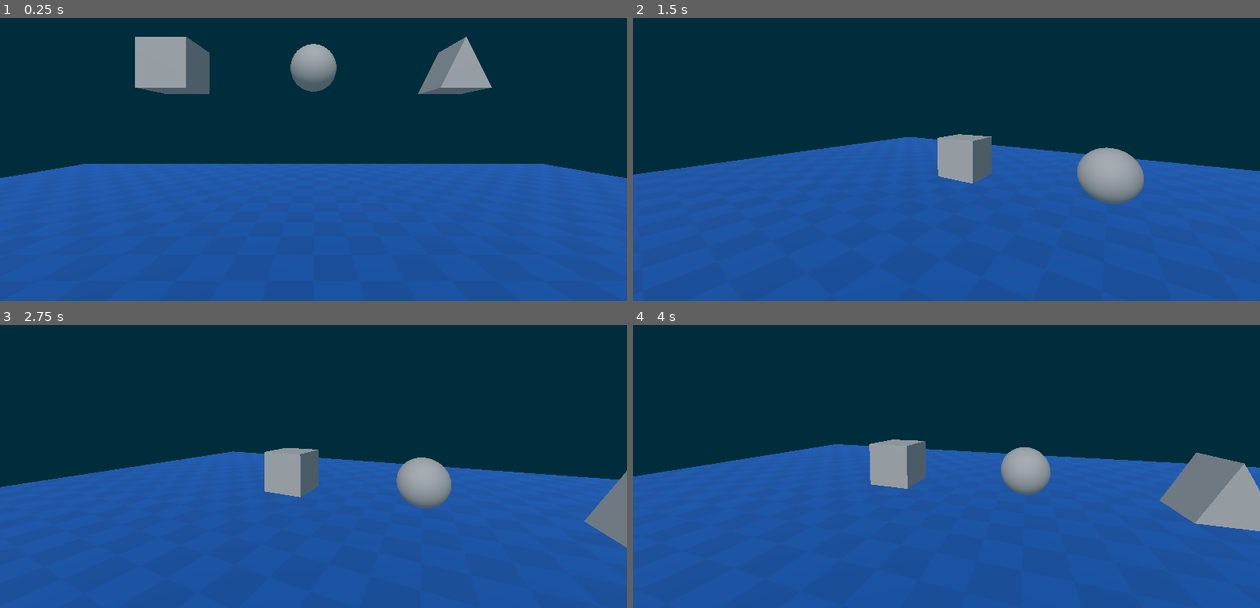
Above: before the commit, frames 1-4 (two rows, left to right).
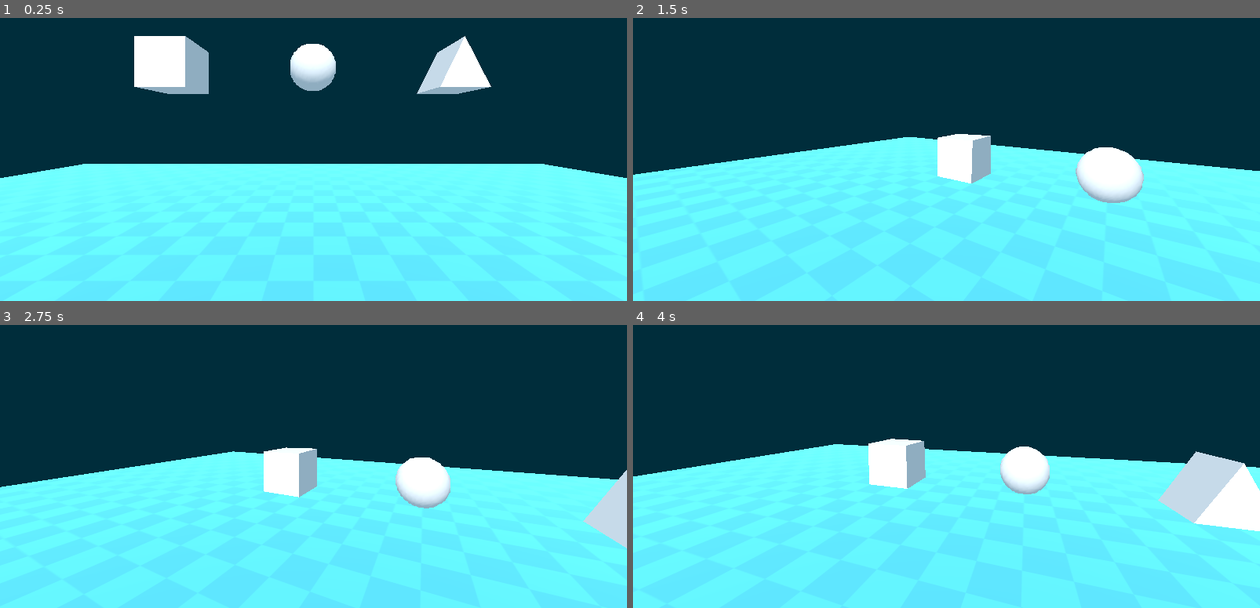
Above: after the commit, the same moments.

Repository: Vinicius-Lozano/let-us-in-game-godot
Game: Godot game, scene res://scenes/game.tscn
Same seed, same stepped clock (60 frames per second), same inputs: the game is played once before the commit and once after it.
Inputs (mouse positions are in pixels of both pictures, inside the frame that each line leads up to):
- Up to frame 1 (0.25 s): no input
- Up to frame 2 (1.5 s): tap Enter (ui_accept) at 0.5, 0.77 s; move the mouse to (1084, 108) at 0.52 s; hold Right (ui_right) 0.53-1.28 s; tap G (freefly) at 0.6 s; click (1084, 108) at 0.67 s; move the mouse to (915, 125) at 1.27 s; hold Up (ui_up) from 1.28 s (still down); tap E (interact) at 1.35 s
- Up to frame 3 (2.75 s): keep holding Up (ui_up); tap Enter (ui_accept) at 1.52, 2 s; move the mouse to (326, 426) at 2.02 s; tap Shift (sprint) at 2.1 s
- Up to frame 4 (4 s): keep holding Up (ui_up); tap Enter (ui_accept) at 2.75, 3.02, 3.5, 3.77 s; move the mouse to (940, 438) at 2.77 s; tap G (freefly) at 2.85 s; click (940, 438) at 2.92 s; move the mouse to (990, 435) at 3.52 s; tap E (interact) at 3.6 s

The runs differ from the first frame. In frame 1, 53% of the frame differs, in the area x 0-100%, y 6-100%; in frame 2, 52%; in frame 3, 50%; in frame 4, 54%, in the area x 0-100%, y 40-100%.

Commit message:
Inventory ui and item cursor control

Diff:
--- /dev/null
+++ b/gfx/ps1_model.gdshader
@@ -0,0 +1,50 @@
+shader_type spatial;
+render_mode blend_mix,
+	cull_disabled,
+	depth_prepass_alpha,
+	shadows_disabled,
+	specular_disabled,
+	vertex_lighting;
+
+uniform bool affine_mapping = false;
+uniform sampler2D albedo : source_color, filter_nearest;
+uniform float alpha_scissor : hint_range(0, 1) = 0.5;
+uniform float jitter: hint_range(0, 1) = 0.25;
+uniform ivec2 resolution = ivec2(320, 240);
+
+vec4 snap_to_position(vec4 base_position)
+{
+	vec4 snapped_position = base_position;
+	snapped_position.xyz = base_position.xyz / base_position.w;
+
+	vec2 snap_resulotion = floor(vec2(resolution) * (1.0 - jitter));
+	snapped_position.x = floor(snap_resulotion.x * snapped_position.x) / snap_resulotion.x;
+	snapped_position.y = floor(snap_resulotion.y * snapped_position.y) / snap_resulotion.y;
+
+	snapped_position.xyz *= base_position.w;
+	return snapped_position;
+}
+
+void vertex()
+{
+	vec4 snapped_position = snap_to_position(PROJECTION_MATRIX * MODELVIEW_MATRIX * vec4(VERTEX, 1.0));
+	if (affine_mapping)
+	{
+		POSITION = snapped_position;
+		POSITION /= abs(POSITION.w);
+	}
+	else
+	{
+		POSITION = snapped_position;
+	}
+}
+
+void fragment()
+{
+	vec4 color_base = COLOR;
+	vec4 texture_color = texture(albedo, UV);
+
+	ALBEDO = (color_base * texture_color).rgb;
+	ALPHA = texture_color.a * color_base.a;
+	ALPHA_SCISSOR_THRESHOLD = alpha_scissor;
+}
--- a/scenes/backpack_ui.tscn
+++ b/scenes/backpack_ui.tscn
@@ -1,34 +1,44 @@
 [gd_scene format=3 uid="uid://d4iwqt4vgpg0p"]
 
-[ext_resource type="Script" uid="uid://dtkpu01685l8x" path="res://backpack_ui.gd" id="1_ba4lr"]
+[ext_resource type="Script" uid="uid://dtkpu01685l8x" path="res://scripts/backpack_ui.gd" id="1_ba4lr"]
+[ext_resource type="Script" uid="uid://cvidx0es3nlp3" path="res://scripts/slot_grid.gd" id="2_uewct"]
+[ext_resource type="Script" uid="uid://bycl2kgxl7cwx" path="res://scripts/cursor.gd" id="2_wb3rt"]
 
 [node name="BackpackUI" type="CanvasLayer" unique_id=139984260]
 script = ExtResource("1_ba4lr")
 
-[node name="MainPanel" type="Control" parent="." unique_id=1680549630]
-layout_mode = 3
-anchors_preset = 0
+[node name="Panel" type="Panel" parent="." unique_id=601411215]
+anchors_preset = 8
+anchor_left = 0.5
+anchor_top = 0.5
+anchor_right = 0.5
+anchor_bottom = 0.5
+offset_left = -20.0
+offset_top = -20.0
+offset_right = 20.0
+offset_bottom = 20.0
+grow_horizontal = 2
+grow_vertical = 2
+
+[node name="SlotGrid" type="GridContainer" parent="Panel" unique_id=997342259]
+layout_mode = 1
+anchors_preset = 8
+anchor_left = 0.5
+anchor_top = 0.5
+anchor_right = 0.5
+anchor_bottom = 0.5
+offset_left = -20.0
+offset_top = -20.0
+offset_right = 20.0
+offset_bottom = 20.0
+grow_horizontal = 2
+grow_vertical = 2
+columns = 5
+script = ExtResource("2_uewct")
+
+[node name="Cursor" type="ColorRect" parent="Panel" unique_id=1087431775]
+layout_mode = 1
 offset_right = 40.0
 offset_bottom = 40.0
-
-[node name="Grid" type="TextureRect" parent="MainPanel" unique_id=1352395604]
-layout_mode = 0
-offset_right = 40.0
-offset_bottom = 40.0
-
-[node name="itemsContainer" type="Control" parent="MainPanel" unique_id=213584504]
-anchors_preset = 0
-offset_right = 40.0
-offset_bottom = 40.0
-
-[node name="cursor" type="ColorRect" parent="MainPanel" unique_id=81299137]
-layout_mode = 0
-offset_right = 40.0
-offset_bottom = 40.0
-
-[node name="test" type="ColorRect" parent="MainPanel" unique_id=1238671891]
-layout_mode = 0
-offset_left = 487.0
-offset_top = 298.0
-offset_right = 527.0
-offset_bottom = 338.0
+color = Color(1, 1, 1, 0.3137255)
+script = ExtResource("2_wb3rt")
--- a/scenes/game.tscn
+++ b/scenes/game.tscn
@@ -6,10 +6,11 @@
 [ext_resource type="PackedScene" uid="uid://d4iwqt4vgpg0p" path="res://scenes/backpack_ui.tscn" id="3_u5sy4"]
 [ext_resource type="Resource" uid="uid://cew376b3k51lr" path="res://items/bola.tres" id="4_p57ef"]
 [ext_resource type="Resource" uid="uid://uify4b48uvhc" path="res://items/prisma.tres" id="5_u5sy4"]
+[ext_resource type="Shader" uid="uid://bn8ilbrj23vh8" path="res://gfx/ps1_model.gdshader" id="6_0tnpc"]
 [ext_resource type="Resource" uid="uid://qo2fdnjftn0w" path="res://items/quadrado.tres" id="6_gee14"]
 
-[sub_resource type="StandardMaterial3D" id="StandardMaterial3D_lbhrr"]
-albedo_color = Color(0.013834221, 0.29343286, 0.57870704, 1)
+[sub_resource type="StandardMaterial3D" id="StandardMaterial3D_vtaks"]
+albedo_color = Color(0.39057732, 0.92649233, 0.99999994, 1)
 albedo_texture = ExtResource("1_yqjtg")
 uv1_triplanar = true
 
@@ -22,11 +23,38 @@
 volumetric_fog_density = 0.02
 volumetric_fog_length = 20.0
 
+[sub_resource type="ShaderMaterial" id="ShaderMaterial_kvpfn"]
+render_priority = 0
+shader = ExtResource("6_0tnpc")
+shader_parameter/affine_mapping = false
+shader_parameter/alpha_scissor = 0.5
+shader_parameter/jitter = 0.25
+shader_parameter/resolution = Vector2i(320, 240)
+
 [sub_resource type="SphereMesh" id="SphereMesh_lnu2h"]
+material = SubResource("ShaderMaterial_kvpfn")
+
+[sub_resource type="ShaderMaterial" id="ShaderMaterial_0tnpc"]
+render_priority = 0
+shader = ExtResource("6_0tnpc")
+shader_parameter/affine_mapping = false
+shader_parameter/alpha_scissor = 0.5
+shader_parameter/jitter = 0.25
+shader_parameter/resolution = Vector2i(320, 240)
 
 [sub_resource type="PrismMesh" id="PrismMesh_lnu2h"]
+material = SubResource("ShaderMaterial_0tnpc")
+
+[sub_resource type="ShaderMaterial" id="ShaderMaterial_gee14"]
+render_priority = 0
+shader = ExtResource("6_0tnpc")
+shader_parameter/affine_mapping = false
+shader_parameter/alpha_scissor = 0.5
+shader_parameter/jitter = 0.25
+shader_parameter/resolution = Vector2i(320, 240)
 
 [sub_resource type="BoxMesh" id="BoxMesh_lbhrr"]
+material = SubResource("ShaderMaterial_gee14")
 
 [node name="game" type="Node3D" unique_id=1722158228]
 
@@ -34,7 +62,7 @@
 transform = Transform3D(1, 0, 0, 0, 1, 0, 0, 0, 1, 0, -0.5, 0)
 use_collision = true
 size = Vector3(20, 1, 20)
-material = SubResource("StandardMaterial3D_lbhrr")
+material = SubResource("StandardMaterial3D_vtaks")
 
 [node name="player" parent="." unique_id=2123675130 instance=ExtResource("2_lnu2h")]
 can_sprint = true
--- a/scenes/small_item.tscn
+++ b/scenes/small_item.tscn
@@ -1,6 +1,6 @@
 [gd_scene format=3 uid="uid://wgjymdinw7jw"]
 
-[ext_resource type="Script" uid="uid://bhychgjkb7buv" path="res://scenes/small_item.gd" id="1_taefm"]
+[ext_resource type="Script" uid="uid://bhychgjkb7buv" path="res://scripts/small_item.gd" id="1_taefm"]
 
 [sub_resource type="PhysicsMaterial" id="PhysicsMaterial_bx2qi"]
 
--- /dev/null
+++ b/scripts/cursor.gd
@@ -0,0 +1,21 @@
+extends ColorRect
+
+@onready var grid: GridContainer = $"../SlotGrid"
+var current_index: int = 0
+
+func _ready() -> void:
+	await get_tree().process_frame
+	global_position = grid.get_child(current_index).global_position
+
+func _unhandled_input(event: InputEvent) -> void:
+
+	if event.is_action_pressed("ui_left"):
+		current_index -= 1
+	if event.is_action_pressed("ui_right"):
+		current_index += 1
+	if event.is_action_pressed("ui_up") and current_index >= grid.columns:
+		current_index -= 5
+	if event.is_action_pressed("ui_down") and current_index < grid.total_slots - 5:
+		current_index += 5
+	current_index = clamp(current_index, 0, grid.total_slots-1)
+	global_position = grid.get_child(current_index).global_position
--- /dev/null
+++ b/scripts/slot_grid.gd
@@ -0,0 +1,17 @@
+extends GridContainer
+
+var total_slots: int = 25
+var slot_size: Vector2 = Vector2(40,40)
+
+func _ready() -> void:
+	for i in range(total_slots):
+		create_slot()
+
+func create_slot() -> void:
+	var slot = ColorRect.new()
+
+	slot.custom_minimum_size = slot_size
+
+	slot.color = Color(0.2, 0.2, 0.2, 0.8)
+
+	add_child(slot)
Not shown, added: gfx/ps1_model.gdshader.uid
Renamed: backpack_ui.gd -> scripts/backpack_ui.gd
Renamed: backpack_ui.gd.uid -> scripts/backpack_ui.gd.uid
Not shown, added: scripts/cursor.gd.uid
Not shown, added: scripts/slot_grid.gd.uid
Renamed: scenes/small_item.gd -> scripts/small_item.gd
Renamed: scenes/small_item.gd.uid -> scripts/small_item.gd.uid
